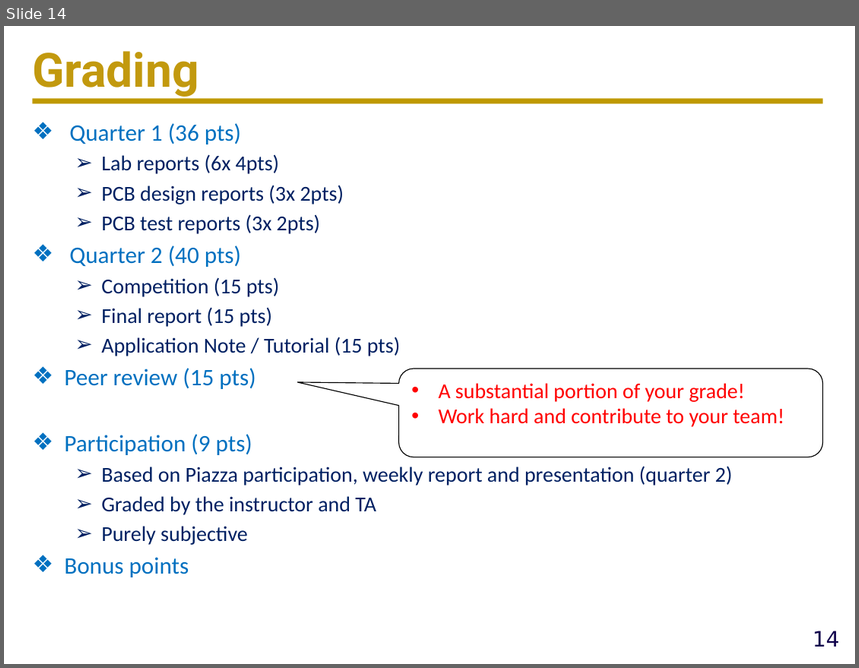
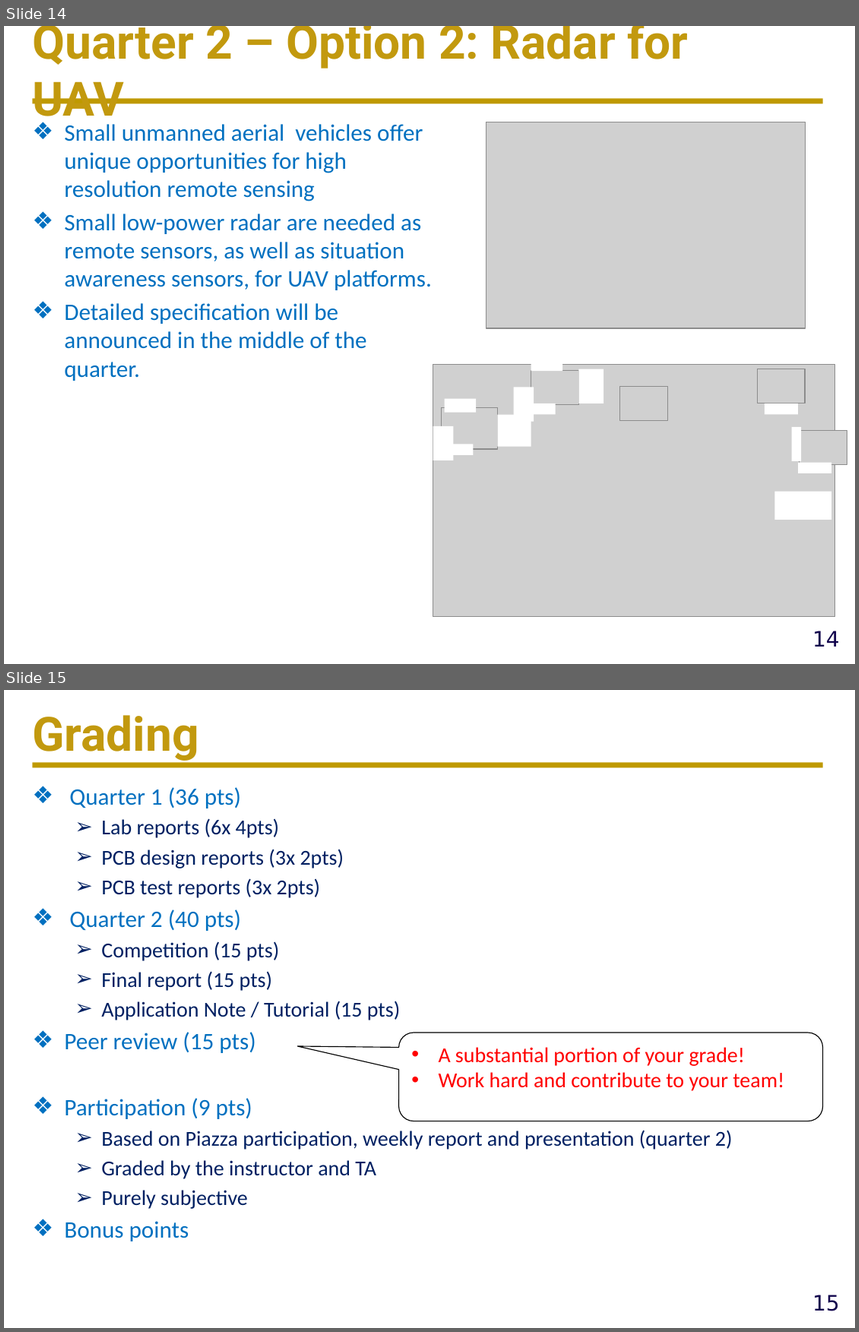
Before and after one commit to ucdart/UCD-EEC134, a slide deck: lectures/lec0/Lec0-CourseMechanisms.pptx. Shown one above the other, each under a label of ours: slide 14 before the commit, slides 14 and 15 after it. The pictures are 859x668 and 859x1332 pixels, drawn with LibreOffice and Linux fonts; fonts in the diff are those of the drawing; grey boxes stand for pictures; background and template pictures are left out. Boxes give left, top, right and bottom in pixels: in the first picture for what was removed or moved away, otherwise in the second. Text is boxed around its words. In the diff, an @@ line names an element or a change of style, - is before the commit and + after.

```diff
--- a/lectures/lec0/Lec0-CourseMechanisms.pptx
+++ b/lectures/lec0/Lec0-CourseMechanisms.pptx
@@ slide 14 added at [4, 26, 855, 664], background #FFFFFF; not listed: 2 template elements that a slide beside it also shows @@
@@ title added at [32, 26, 688, 127], 40 pt, text #C2990E, bold @@
+Quarter 2 – Option 2: Radar for UAV
@@ text added at [64, 124, 432, 381], 20 pt, text #0070C0 @@
+❖ Small unmanned aerial vehicles offer unique opportunities for high resolution remote sensing
+❖ Small low-power radar are needed as remote sensors, as well as situation awareness sensors, for UAV platforms.
+❖ Detailed specification will be announced in the middle of the quarter.
@@ picture added at [487, 123, 806, 329] @@
@@ group added at [433, 358, 847, 617]: 12 rectangles, 6 pictures @@
@@ what was slide 14 is now slide 15 @@
@@ page number at [813, 1295, 840, 1312]: text changed @@
-14
+15
```
Also in this commit, not shown: 1 slide changed, 5 other files.
